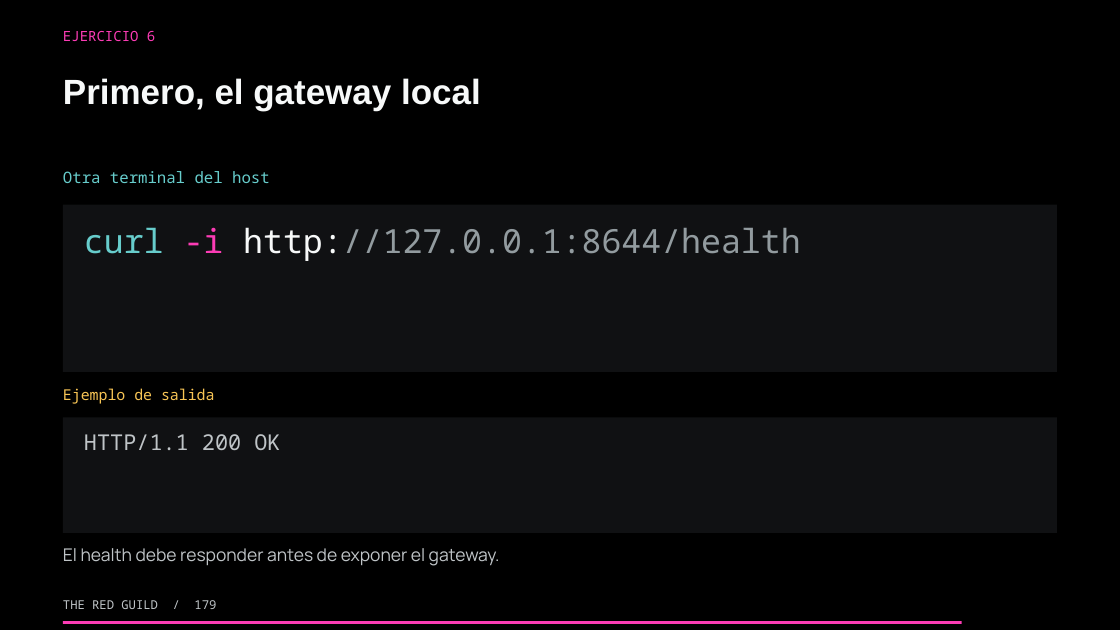
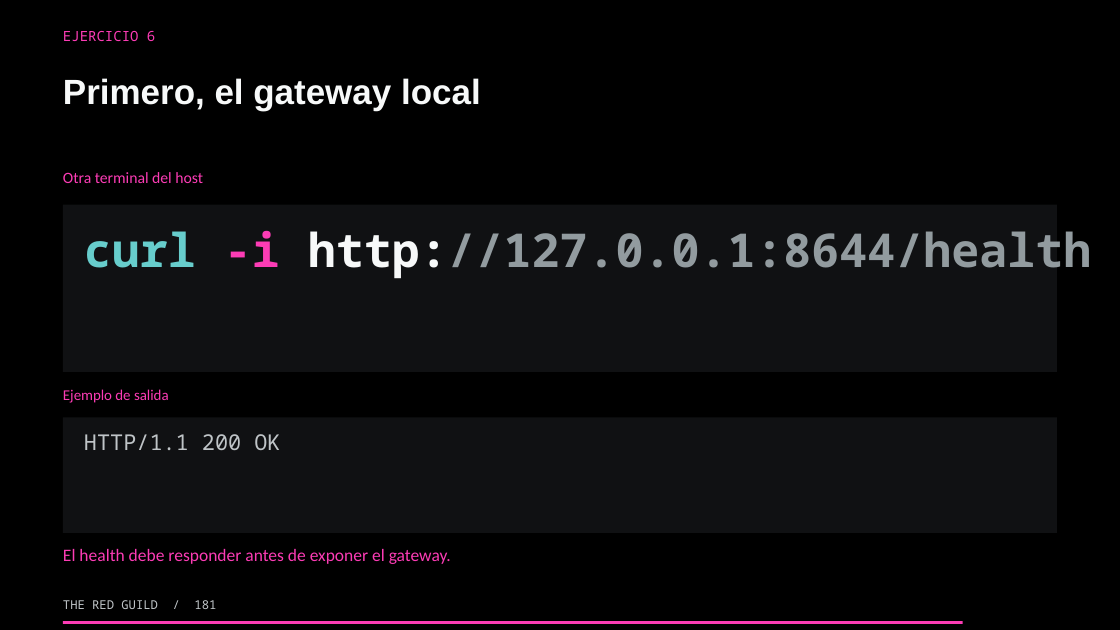
Before and after one commit to theredguild/github-ai-automation-lab, a slide deck: slide 181 of slides/workshop.pptx (slide 179 before the commit). Drawn at 1120x630 pixels with LibreOffice and Linux fonts; fonts in the diff are those of the drawing. Boxes give left, top, right and bottom in pixels: in the first picture for what was removed or moved away, otherwise in the second. Text is boxed around its words. In the diff, an @@ line names an element or a change of style, - is before the commit and + after.

```diff
--- a/slides/workshop.pptx
+++ b/slides/workshop.pptx
@@ text "Otra terminal del host" at (63,172,203,183): font Noto Sans Mono to Calibri, text colour #67CDCC to #FC3CB5 @@
@@ text "curl -i http://127.0.0.1:8644/health" at (84,230,1092,279): size 28.5 to 40 pt, bold on @@
@@ text "Ejemplo de salida" at (63,389,169,403): font Noto Sans Mono to Calibri, text colour #F8C555 to #FC3CB5 @@
@@ text "El health debe responder antes ..." at (63,549,451,564): font Manrope to Calibri, text colour #BFC4C7 to #FC3CB5 @@
@@ text at (63,600,216,609): text changed @@
-THE RED GUILD / 179
+THE RED GUILD / 181
```
Also in this commit, not shown: 197 other slides changed, 2 slides added, 1 other file.
